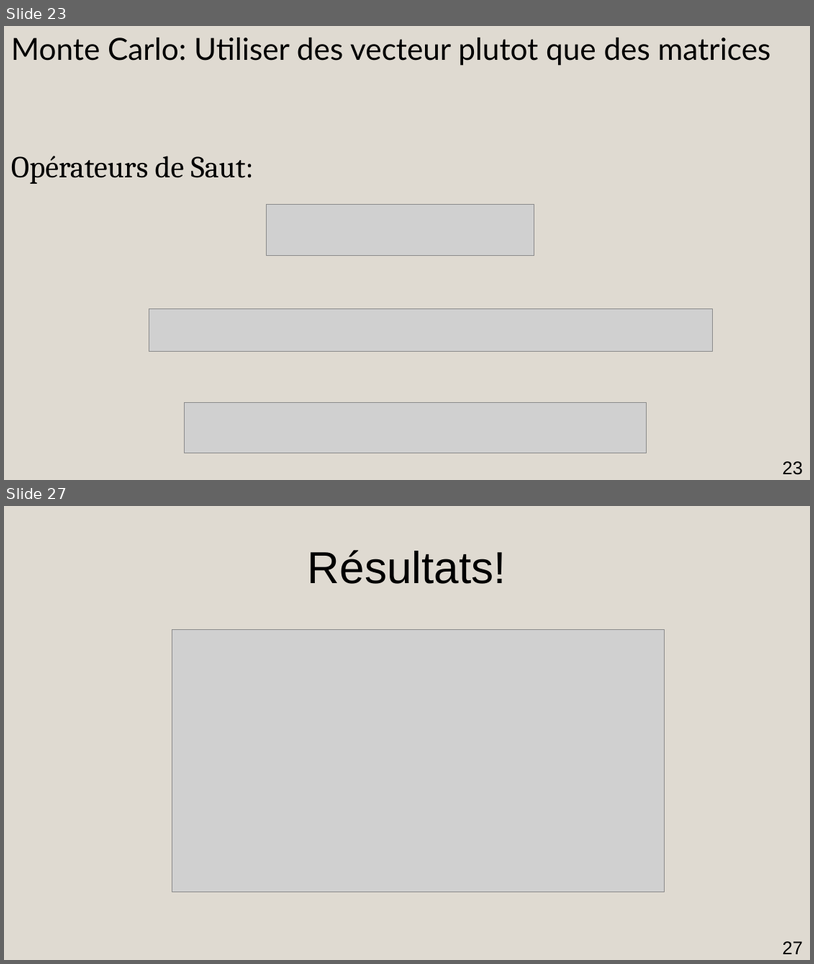
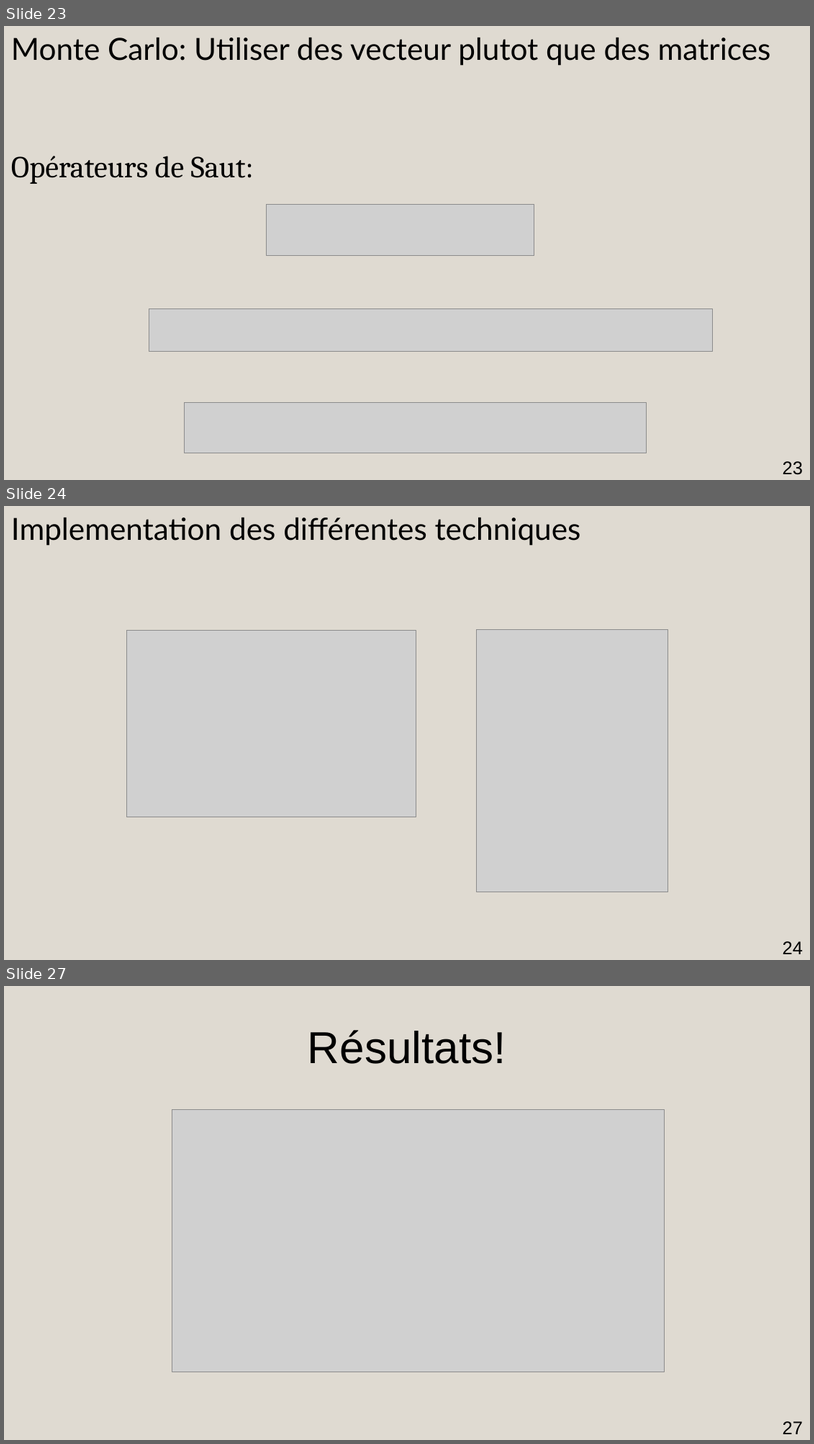
Before and after one commit to AmdaU/presentations, a slide deck: Seminaire/Seminaire.odp. Shown one above the other, each under a label of ours: slides 23 and 27 before the commit, slides 23, 24 and 27 after it; the slides between them are not shown. The pictures are 814x964 and 814x1444 pixels, drawn with LibreOffice and Linux fonts; fonts in the diff are those of the drawing; grey boxes stand for pictures. Boxes give left, top, right and bottom in pixels: in the first picture for what was removed or moved away, otherwise in the second. Text is boxed around its words. In the diff, an @@ line names an element or a change of style, - is before the commit and + after.

```diff
--- a/Seminaire/Seminaire.odp
+++ b/Seminaire/Seminaire.odp
@@ slide 24 added at box(4, 506, 810, 960), background #DFDAD1 @@
@@ text added at box(11, 518, 581, 546), 30 pt, text #000000 @@
+Implementation des différentes techniques
@@ picture added at box(127, 630, 417, 816) @@
@@ picture added at box(478, 630, 669, 892) @@
@@ page number added at box(783, 941, 803, 954), 18 pt, text #000000 @@
+24
```
Also in this commit, not shown: 3 slides changed, 2 other slides added, 3 slides removed, 1 other file.
